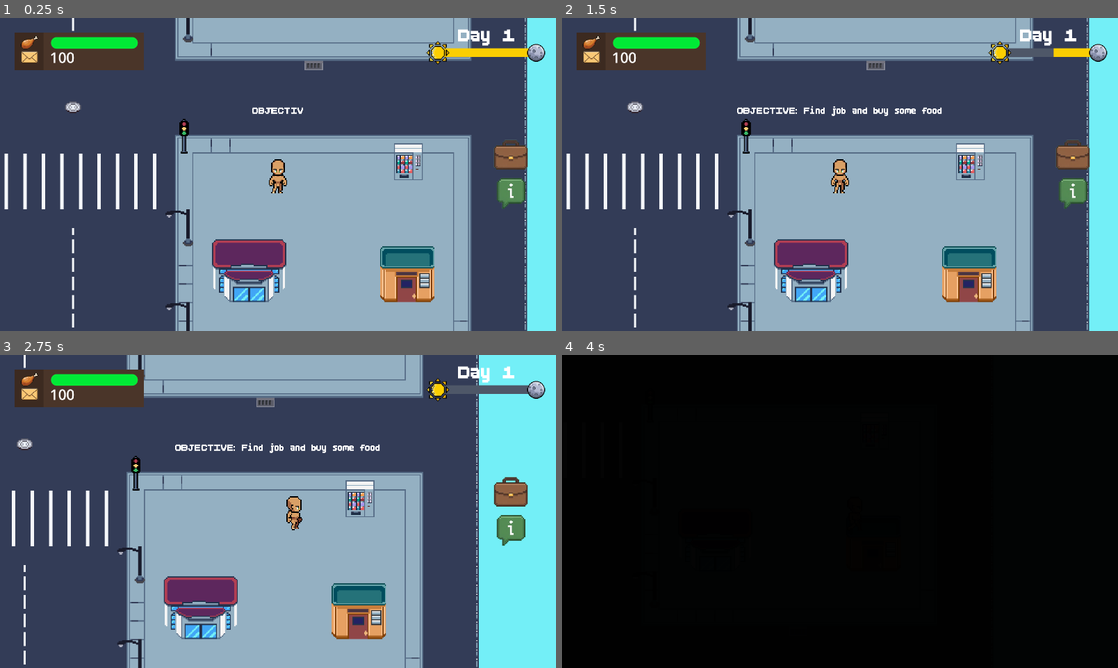
Above: before the commit, frames 1-4 (two rows, left to right).
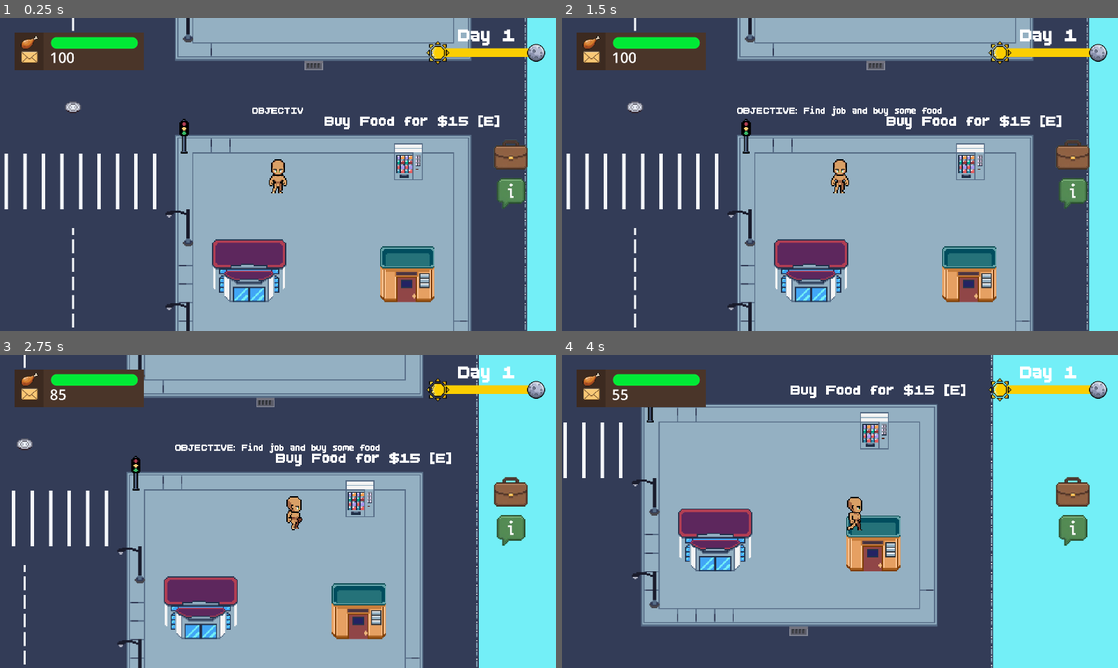
Above: after the commit, the same moments.

Repository: hoaxnt/envelhope-beta
Game: Godot game, scene res://Scenes/chapters/chapter_2.tscn
The game is run twice, just before and just after one commit, with the same random seed, the same clock (stepped at 60 frames per second) and the same inputs. This scene is started directly instead of the project's main scene. Sound files missing from this copy of the repository are replaced by a short silence.
Inputs (mouse positions are in pixels of both pictures, inside the frame that each line leads up to):
- Up to frame 1 (0.25 s): no input
- Up to frame 2 (1.5 s): click (1073, 155) at 0.5 s; click (1073, 193) at 1.25 s
- Up to frame 3 (2.75 s): move the mouse to (400, 495) at 2.02 s; hold Right (ui_right) from 2.03 s (still down); hold Space (action) from 2.03 s (still down); click (400, 495) at 2.17 s; tap E (interact) at 2.3 s
- Up to frame 4 (4 s): move the mouse to (728, 527) at 2.77 s; release Right (ui_right) at 2.78 s; release Space (action) at 2.78 s; hold Down (ui_down) 2.78-3.53 s; tap E (interact) at 2.85, 3.8 s; tap Space (action) at 3.05 s; move the mouse to (895, 442) at 3.52 s; hold Right (ui_right) from 3.53 s (still down); hold Space (action) from 3.53 s (still down)

The runs differ from the first frame. In frame 1, 0.5% of the frame differs, in the area x 58-90%, y 31-36%; in frame 2, 0.8%; in frame 3, 1.0%; in frame 4, 100%, in the area x 0-100%, y 0-100%.
Error before the commit: Parse Error: Expected ":" after "if" condition. (res://Scripts/city_elements/food_machine.gd:11)

Commit message:
minor fixes

Diff:
--- a/Scenes/chapters/chapter_2.tscn
+++ b/Scenes/chapters/chapter_2.tscn
@@ -38,6 +38,9 @@
 [sub_resource type="SegmentShape2D" id="SegmentShape2D_5g32p"]
 a = Vector2(1229, 129)
 b = Vector2(1400, 131)
+
+[sub_resource type="RectangleShape2D" id="RectangleShape2D_8exib"]
+size = Vector2(537, 449.5)
 
 [node name="Chapter2" type="Node2D"]
 script = ExtResource("1_3ilha")
@@ -109,3 +112,10 @@
 
 [node name="CollisionShape2D7" type="CollisionShape2D" parent="StaticBody2D"]
 shape = SubResource("SegmentShape2D_5g32p")
+
+[node name="Day4Checker" type="Area2D" parent="."]
+visible = false
+
+[node name="CollisionShape2D" type="CollisionShape2D" parent="Day4Checker"]
+position = Vector2(995.5, 201.75)
+shape = SubResource("RectangleShape2D_8exib")
--- a/Scenes/city_elements/junk_diving_minigame.tscn
+++ b/Scenes/city_elements/junk_diving_minigame.tscn
@@ -5,7 +5,7 @@
 [ext_resource type="FontFile" uid="uid://brajnm0fevmq0" path="res://assets/fonts/BoldPixels.ttf" id="2_6ukd0"]
 
 [sub_resource type="CircleShape2D" id="CircleShape2D_cf2n5"]
-radius = 74.02702
+radius = 48.04165
 
 [node name="JunkDivingMinigame" type="Area2D"]
 z_index = 2
--- a/Scenes/hud/hunger_bar.tscn
+++ b/Scenes/hud/hunger_bar.tscn
@@ -27,6 +27,5 @@
 script = ExtResource("1_elhww")
 
 [node name="HungerTimer" type="Timer" parent="."]
-wait_time = 0.05
 
 [connection signal="timeout" from="HungerTimer" to="." method="_on_timer_timeout"]
--- a/Scripts/Chapters/chapter_2.gd
+++ b/Scripts/Chapters/chapter_2.gd
@@ -7,6 +7,8 @@
 @onready var day_panel = Hud.get_node("DayPanel")
 @onready var NPC_DATA = SaveLoad.load_game(SaveLoad.NPC_DATA_PATH)
 @onready var day_label = Hud.get_node("DayPanel/MarginContainer/HBoxContainer/VBoxContainer/DayLabel")
+@onready var hunger_bar = Hud.get_node("StatsPanel/MarginContainer/Panel/HBoxContainer/VBoxContainer/HBoxContainer/HungerBar")
+@onready var hunger_bar_timer = Hud.get_node("StatsPanel/MarginContainer/Panel/HBoxContainer/VBoxContainer/HBoxContainer/HungerBar/HungerTimer")
 
 func _ready() -> void:
 	camera.limit_left = 1
@@ -26,6 +28,12 @@
 		objective_label.text = NPC_DATA["list_of_objectives"][survive_day]
 		objective_label_anim.play("show_objective")
 
+		await objective_label_anim.animation_finished
+		if hunger_bar:
+			hunger_bar_timer.start()
+
+
+
 func _input(event: InputEvent) -> void:
 	if event.is_action_released("ui_cancel"):
 		GlobalState.toggle_pause()
--- a/Scripts/autoloads/game_data.gd
+++ b/Scripts/autoloads/game_data.gd
@@ -56,7 +56,7 @@
 		"survive_day_1": "OBJECTIVE: Find job and buy some food",
 		"survive_day_2": "OBJECTIVE: Survive the Day 2",
 		"survive_day_3": "OBJECTIVE: Survive the Day 3",
-		"survive_day_4": "OBJECTIVE: Survive the Day 4",
+		"survive_day_4": "OBJECTIVE: Dive for some junk",
 	},
 	"day": 1,
 }
--- a/Scripts/city_elements/food_machine.gd
+++ b/Scripts/city_elements/food_machine.gd
@@ -1,6 +1,7 @@
 extends Area2D
 
 @onready var PLAYER_DATA = SaveLoad.load_game(SaveLoad.PLAYER_DATA_PATH)
+@onready var NPC_DATA = SaveLoad.load_game(SaveLoad.NPC_DATA_PATH)
 var is_player_near_the_machine: bool
 
 func _on_body_entered(body: Node2D) -> void:
@@ -8,7 +9,8 @@
 		is_player_near_the_machine = true
 		$Label.show()
 
-		if PLAYER_DATA[""]
+		if PLAYER_DATA["envelopes"] >= 100 and NPC_DATA["day"] == 4:
+			print("RUN RUN RUN!")#fortest
 
 func _on_body_exited(body: Node2D) -> void:
 	if body.is_in_group("player"):
@@ -25,4 +27,5 @@
 		$Label.modulate = Color(1, 1, 1, 1)
 
 		PLAYER_DATA["envelopes"] -= 15
+		PLAYER_DATA["hunger"] += 10
 		SaveLoad.save_game(PLAYER_DATA, SaveLoad.PLAYER_DATA_PATH)
--- a/Scripts/hud/day_panel.gd
+++ b/Scripts/hud/day_panel.gd
@@ -27,7 +27,7 @@
 
 
 
-	day_target_value += 100.0 #fortest
+	day_target_value += 1.0 #fortest
 	day_target_value = clamp(day_target_value, 0.0, day_progress_bar.max_value)
 
 	print(day_target_value)
--- a/Scripts/hud/hunger_bar.gd
+++ b/Scripts/hud/hunger_bar.gd
@@ -24,4 +24,3 @@
 				PLAYER_DATA.set("envelopes", envelopes)
 				SaveLoad.save_game(PLAYER_DATA, SaveLoad.PLAYER_DATA_PATH)
 				value = 100.0
-				#hunger_timer.start() #fortest
Not shown: 1 places in Scenes/chapters/chapter_2.tscn that only renumber resources
